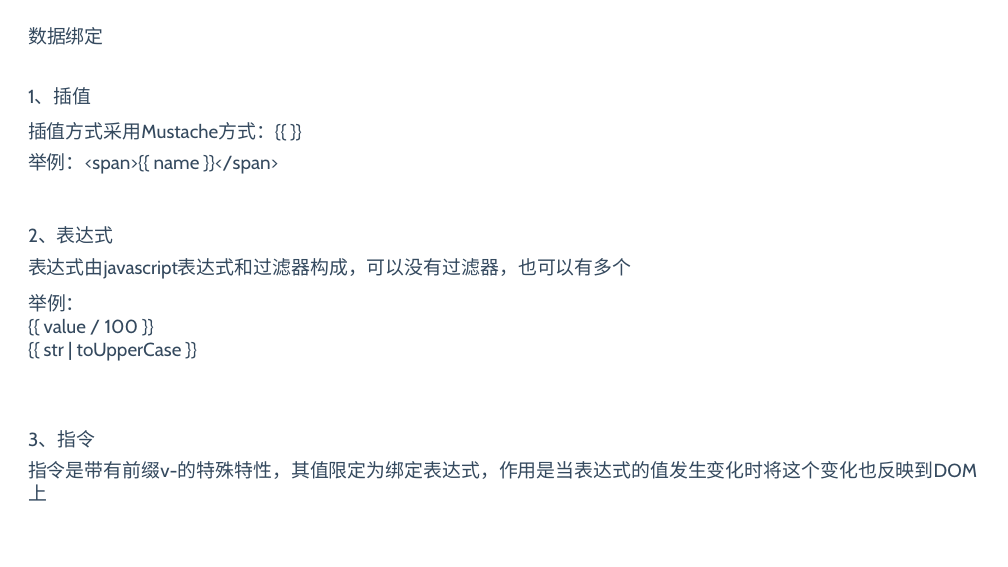
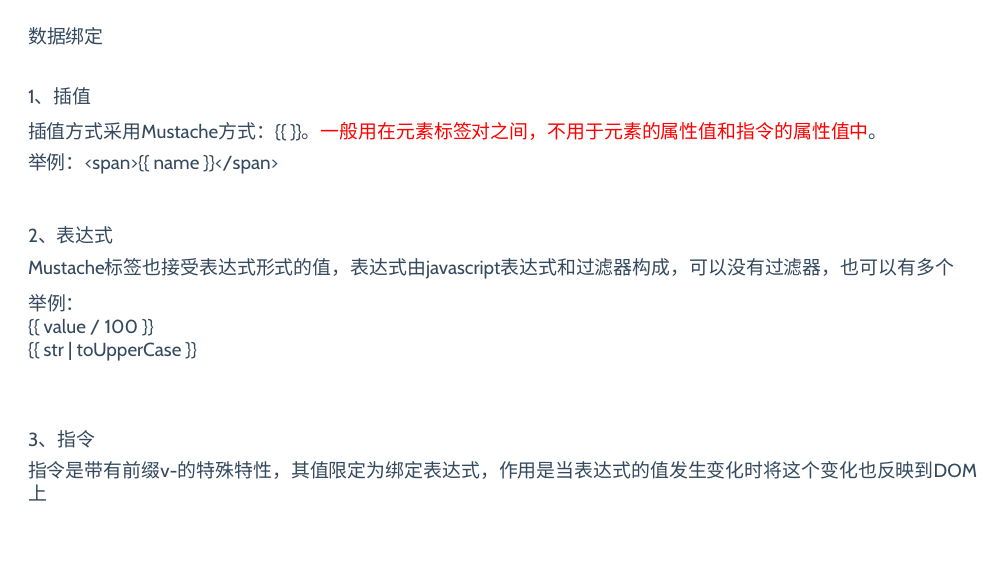
Before and after one commit to BinMarshall/studing, a slide deck: slide 12 of Vue/vue.pptx. Drawn at 1008x567 pixels with LibreOffice and Linux fonts; fonts in the diff are those of the drawing. Boxes give left, top, right and bottom in pixels: in the first picture for what was removed or moved away, otherwise in the second. Text is boxed around its words. In the diff, an @@ line names an element or a change of style, - is before the commit and + after.

```diff
--- a/Vue/vue.pptx
+++ b/Vue/vue.pptx
@@ text at box(28, 122, 888, 141): text changed; text colour #34495E to #FF0000 @@
-插值方式采用Mustache方式：{{ }}
+插值方式采用Mustache方式：{{ }}。一般用在元素标签对之间，不用于元素的属性值和指令的属性值中。
@@ text at box(28, 258, 954, 279): text changed @@
-表达式由javascript表达式和过滤器构成，可以没有过滤器，也可以有多个
+Mustache标签也接受表达式形式的值，表达式由javascript表达式和过滤器构成，可以没有过滤器，也可以有多个
```
Also in this commit, not shown: 7 other slides changed, 5 slides added, 2 slides removed, 1 other file.
